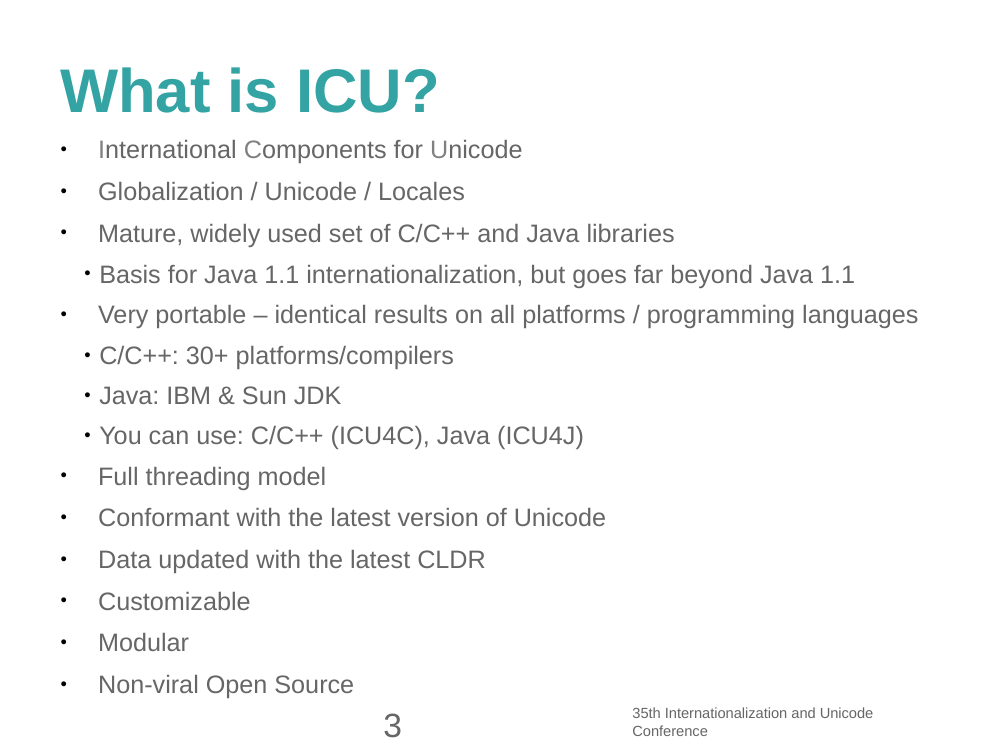
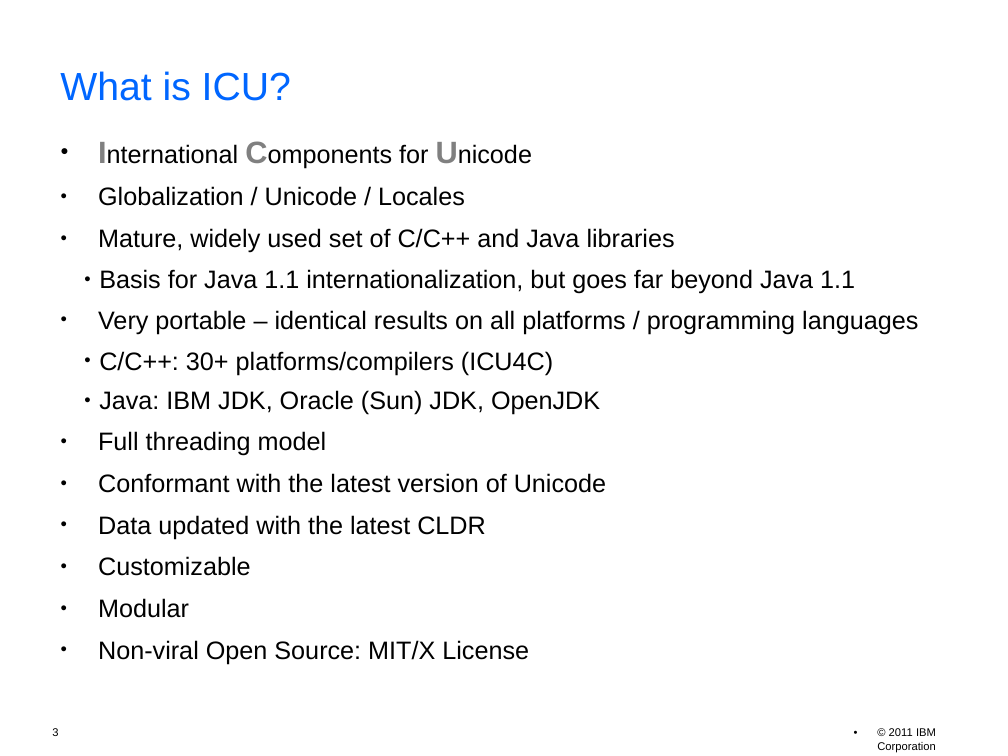
Before and after one commit to unicode-org/icu-docs, a slide deck: slide 3 of docs/pres/icu_workshop.odp. Drawn at 1008x756 pixels with LibreOffice and Linux fonts; fonts in the diff are those of the drawing; background and template pictures are left out. Boxes give left, top, right and bottom in pixels: in the first picture for what was removed or moved away, otherwise in the second. Text is boxed around its words. In the diff, an @@ line names an element or a change of style, - is before the commit and + after.

```diff
--- a/docs/pres/icu_workshop.odp
+++ b/docs/pres/icu_workshop.odp
@@ title "What is ICU?" at (60, 71, 291, 101): size 44 to 28 pt, text colour #33A3A3 to #0066FF, bold off; line spacing 1 to 0.9 @@
@@ text at (98, 144, 855, 618): size 18 to 22 pt, bold on in "International Components Unicode"; text colour #666666 to #000000 in "International Components for Unicode", "Globalization / Unicode / Locales", "Mature, widely used set of C/C++ and ...", "Basis for Java 1.1 internationalization, but goes ..." and 6 more places @@
@@ text at (99, 351, 600, 415): text changed; text colour #666666 to #000000 @@
-  ● C/C++: 30+ platforms/compilers
-  ● Java: IBM & Sun JDK
-  ● You can use: C/C++ (ICU4C), Java (ICU4J)
+  ● C/C++: 30+ platforms/compilers (ICU4C)
+  ● Java: IBM JDK, Oracle (Sun) JDK, OpenJDK
@@ text at (98, 640, 529, 664): text changed; text colour #666666 to #000000 @@
-● Non-viral Open Source
+● Non-viral Open Source: MIT/X License
@@ text removed at (632, 707, 874, 736) @@
-35th Internationalization and Unicode Conference
@@ page number: place and size @@
-page number at (383, 713, 402, 738)
+page number at (52, 728, 58, 736)
@@ page number at (52, 728, 58, 736): size 24 to 8 pt, text colour #666666 to #000000 @@
@@ text added at (877, 728, 936, 752), 8 pt, text #000000 @@
+• © 2011 IBM Corporation
```
Also in this commit, not shown: 58 other slides changed, 3 slides added, 1 slide removed, 3 other files.
